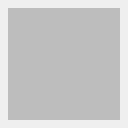
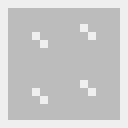
Layers edited between the first and the second 128×128 image:
added layer "Layer 2" (76%) above "Layer 1" over [32, 24, 96, 104]
